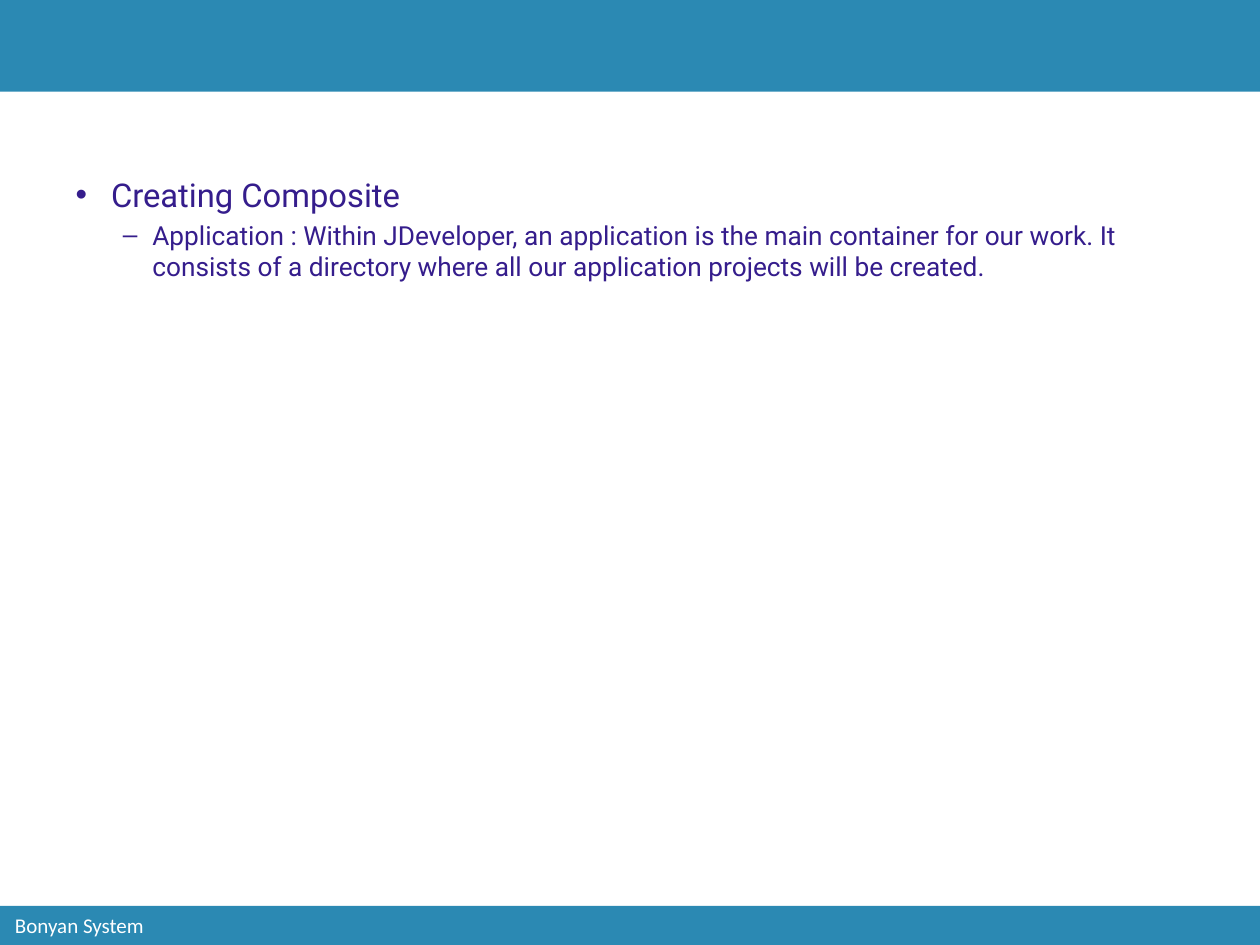
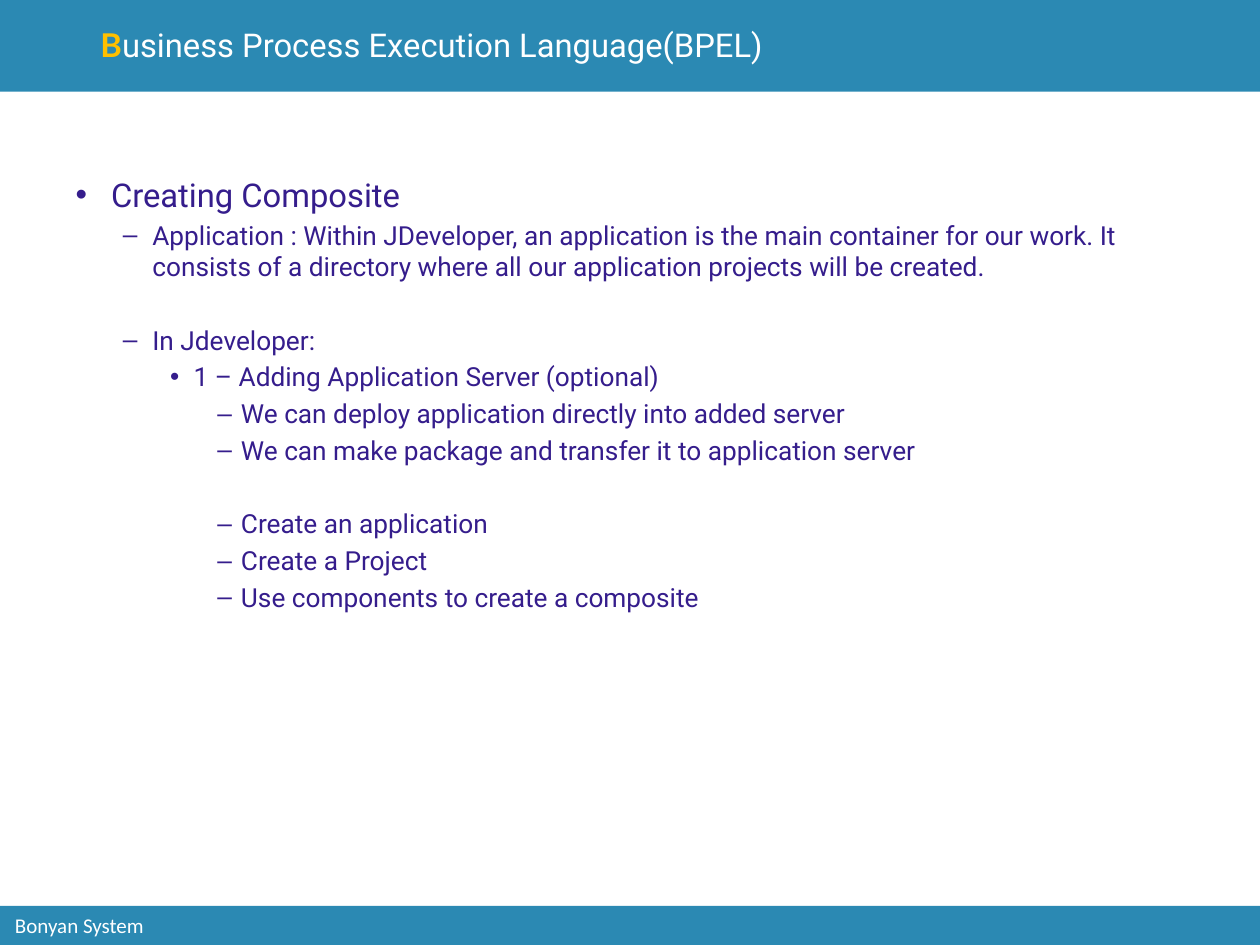
Before and after one commit to catcry/soaTraining, a slide deck: slide 27 of Presentation/soaTrainingPresentation.pptx. Drawn at 1260x945 pixels with LibreOffice and Linux fonts; fonts in the diff are those of the drawing; background and template pictures are left out. Boxes give left, top, right and bottom in pixels: in the first picture for what was removed or moved away, otherwise in the second. Text is boxed around its words. In the diff, an @@ line names an element or a change of style, - is before the commit and + after.

```diff
--- a/Presentation/soaTrainingPresentation.pptx
+++ b/Presentation/soaTrainingPresentation.pptx
@@ title added at <box>100,31,762,65</box>, 18.8 pt, text #FFFFFF @@
+Business Process Execution Language(BPEL)
@@ text at <box>152,330,915,613</box>: paragraphs added @@
+  – In Jdeveloper:
+    • 1 – Adding Application Server (optional)
+      – We can deploy application directly into added server
+      – We can make package and transfer it to application server
+      – Create an application
+      – Create a Project
+      – Use components to create a composite
```
Also in this commit, not shown: 1 other slide changed, 6 slides added, 2 other files.
